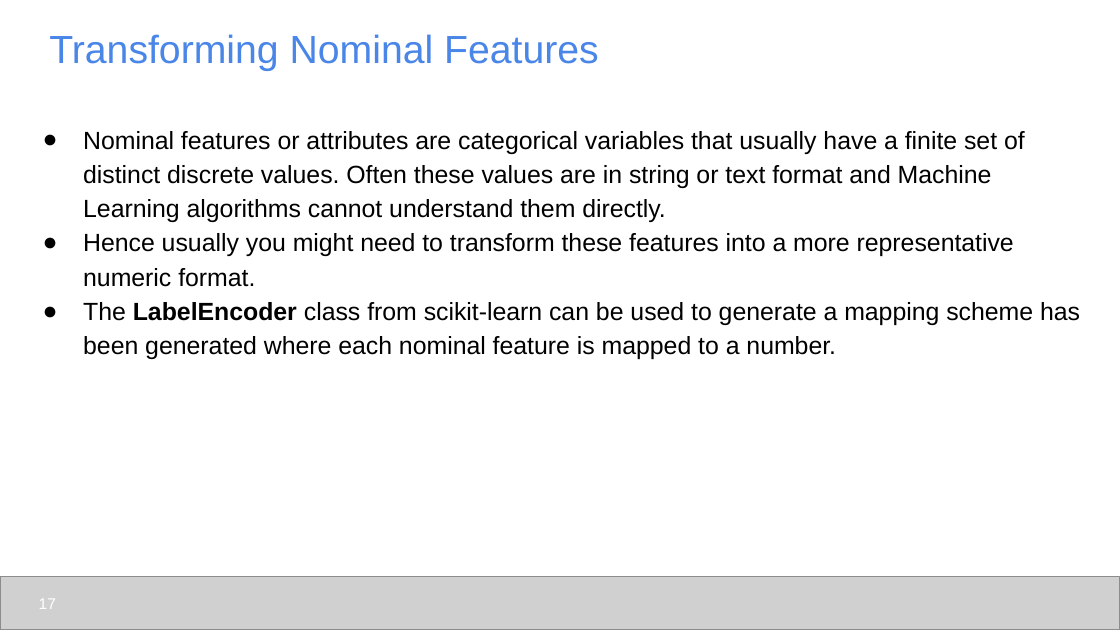
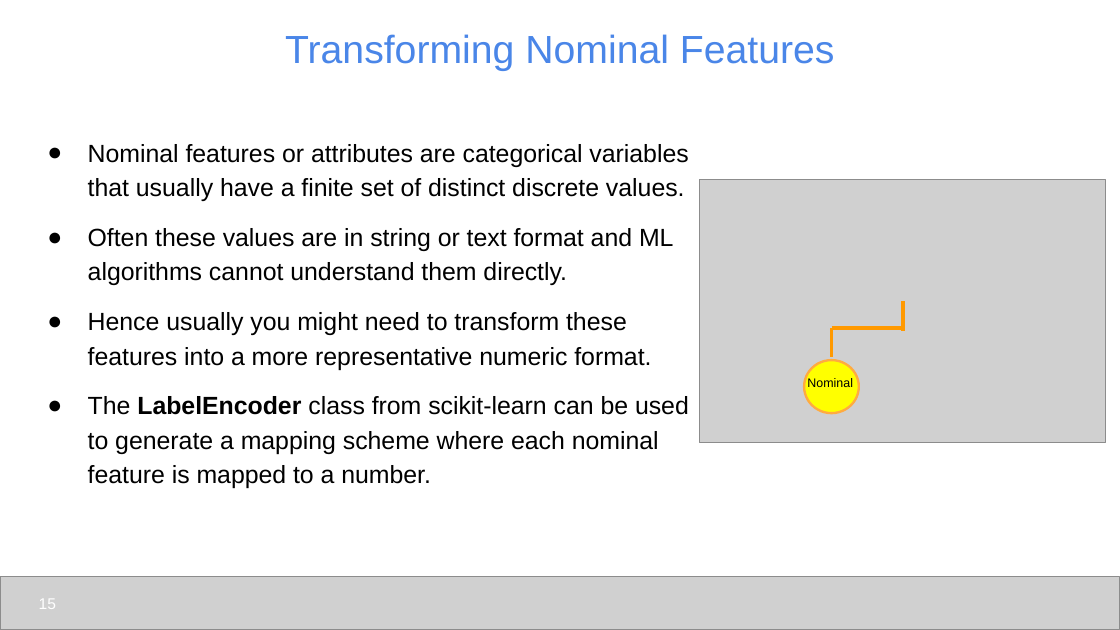
Before and after one commit to udel-cbcb/al_ml_workshop, a slide deck: slide 15 of Day_3/Lectures/Day_3_Lecture_Feature_Engineering_Scaling_Selection.pptx (slide 17 before the commit). Drawn at 1120x630 pixels with LibreOffice and Linux fonts; fonts in the diff are those of the drawing; grey boxes stand for pictures. Boxes give left, top, right and bottom in pixels: in the first picture for what was removed or moved away, otherwise in the second. Text is boxed around its words. In the diff, an @@ line names an element or a change of style, - is before the commit and + after.

```diff
--- a/Day_3/Lectures/Day_3_Lecture_Feature_Engineering_Scaling_Selection.pptx
+++ b/Day_3/Lectures/Day_3_Lecture_Feature_Engineering_Scaling_Selection.pptx
@@ title "Transforming Nominal Features" at (x1=285, y1=34, x2=835, y2=71): alignment left to centre @@
@@ text "Nominal features or attributes are ..." moved from (x1=83, y1=131, x2=1080, y2=359) to (x1=88, y1=144, x2=689, y2=488) @@
@@ text at (x1=88, y1=144, x2=688, y2=285): text changed @@
-● Nominal features or attributes are categorical variables that usually have a finite set of distinct discrete values. Often these values are in string or text format and Machine Learning algorithms cannot understand them directly.
+● Nominal features or attributes are categorical variables that usually have a finite set of distinct discrete values.
+● Often these values are in string or text format and ML algorithms cannot understand them directly.
@@ picture added at (x1=699, y1=179, x2=1105, y2=442) @@
@@ text at (x1=88, y1=312, x2=651, y2=370): more space between paragraphs @@
@@ line added from (831, 328) to (831, 357), #FF9900 2.25 pt @@
@@ line added from (832, 328) to (903, 328), #FF9900 2.25 pt @@
@@ line added from (903, 301) to (903, 330), #FF9900 2.25 pt @@
@@ ellipse added at (x1=804, y1=361, x2=859, y2=413), fill #FFFF00, outline #FFAB40 1.5 pt @@
@@ text added at (x1=807, y1=378, x2=853, y2=387), 8 pt, text #000000 @@
+Nominal
@@ text at (x1=88, y1=396, x2=689, y2=488): text changed @@
-● The LabelEncoder class from scikit-learn can be used to generate a mapping scheme has been generated where each nominal feature is mapped to a number.
+● The LabelEncoder class from scikit-learn can be used to generate a mapping scheme where each nominal feature is mapped to a number.
@@ page number at (x1=39, y1=599, x2=56, y2=609): text changed @@
-17
+15
```
Also in this commit, not shown: 29 other slides changed, 1 slide added, 3 slides removed, 12 other files.
